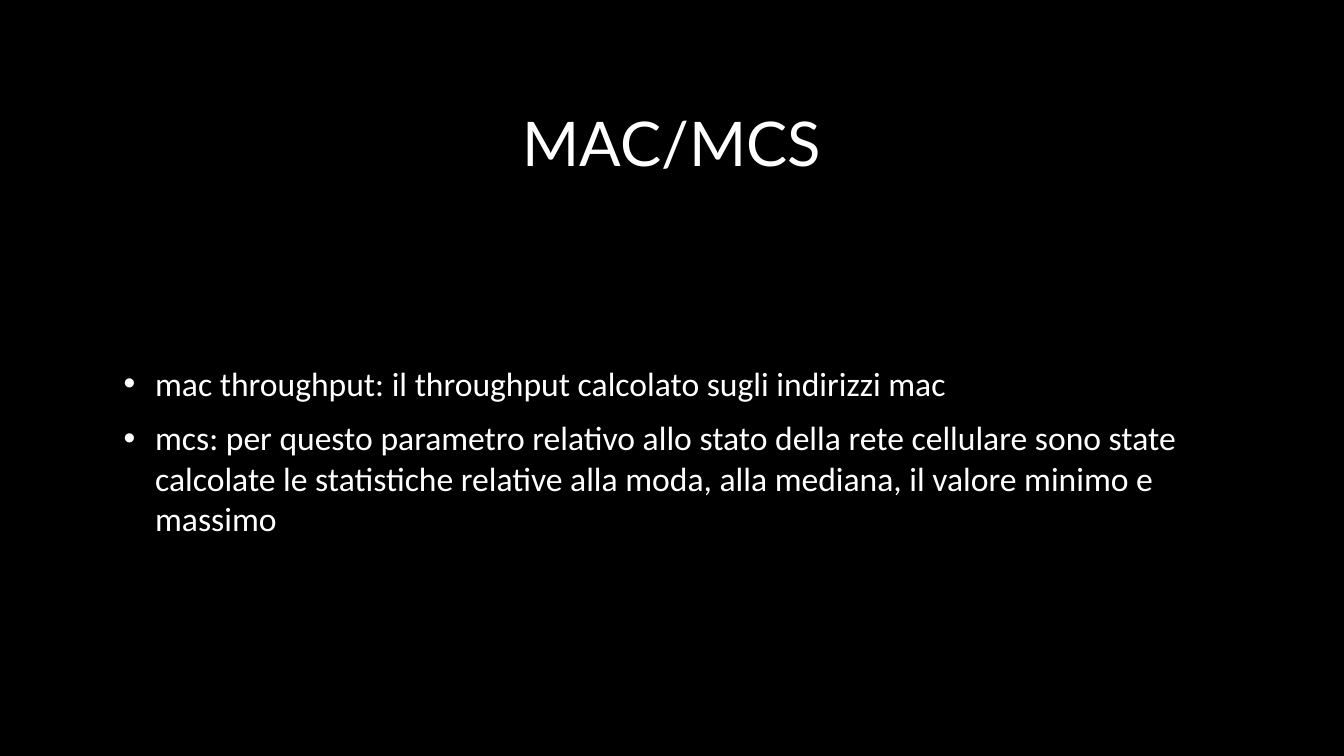
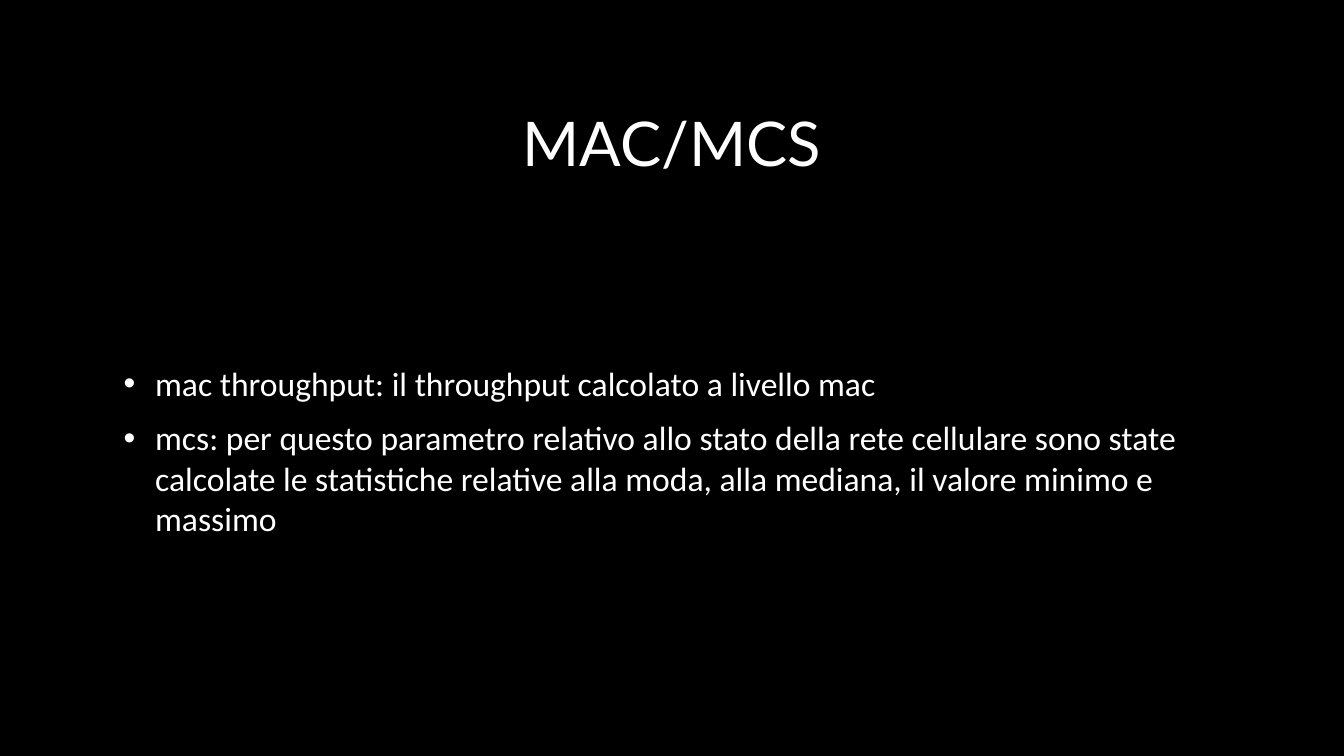
Before and after one commit to IacoSimoncini/dash-ns3, a slide deck: slide 9 of presentazione_ns3.pptx (slide 7 before the commit). Drawn at 1344x756 pixels with LibreOffice and Linux fonts; fonts in the diff are those of the drawing; background and template pictures are left out. Boxes give left, top, right and bottom in pixels: in the first picture for what was removed or moved away, otherwise in the second. Text is boxed around its words. In the diff, an @@ line names an element or a change of style, - is before the commit and + after.

```diff
--- a/presentazione_ns3.pptx
+++ b/presentazione_ns3.pptx
@@ text at <box>155,372,875,402</box>: text changed @@
-• mac throughput: il throughput calcolato sugli indirizzi mac
+• mac throughput: il throughput calcolato a livello mac
```
Also in this commit, not shown: 5 other slides changed, 2 slides added.
